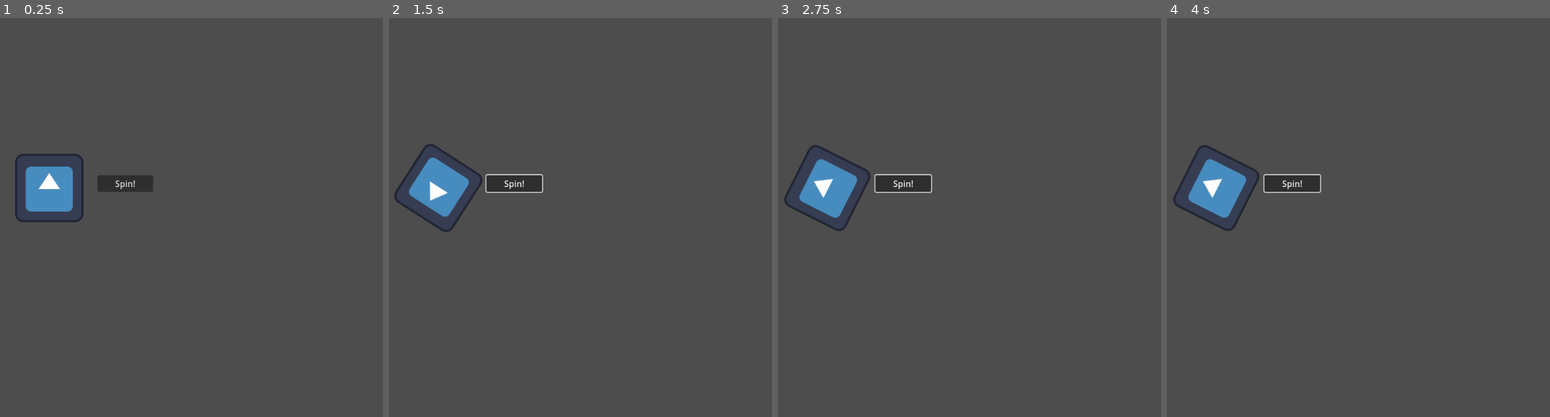
Above: before the commit, frames 1-4 (left to right).
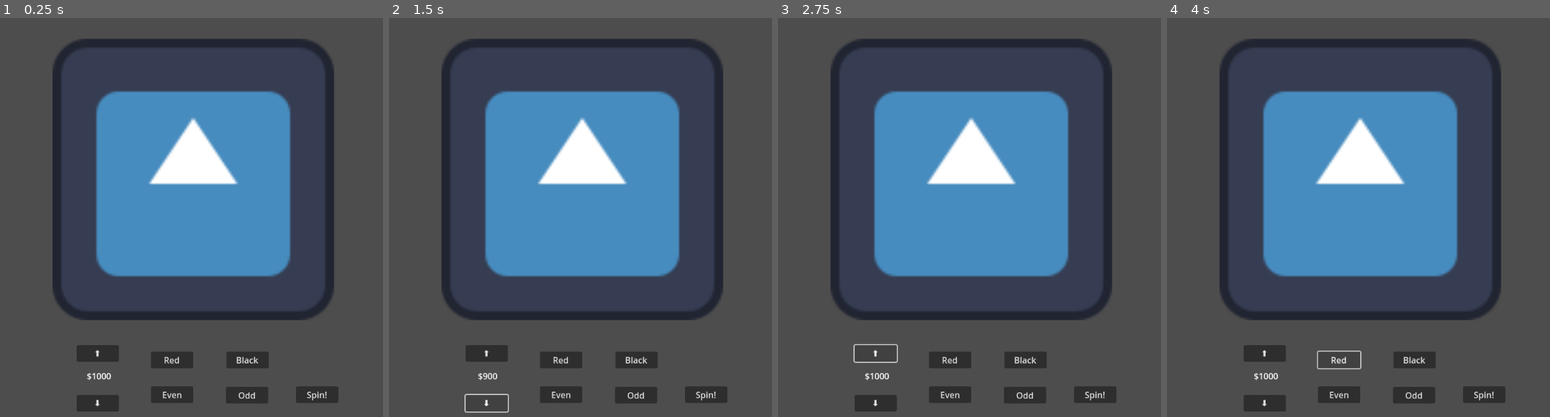
Above: after the commit, the same moments.

Repository: RossRKK/gmtk-game-jam-2025
Game: Godot game, scene res://scenes/roulette_scene.tscn
Same seed, same stepped clock (60 frames per second), same inputs: the game is played once before the commit and once after it. The engine's default icon, where the game draws it, is replaced by a stand-in: a white triangle on a blue panel in a dark square.
Inputs (mouse positions are in pixels of both pictures, inside the frame that each line leads up to):
- Up to frame 1 (0.25 s): no input
- Up to frame 2 (1.5 s): click "Spin!" at 0.5 s; click (488, 405) at 1.25 s, where only the run after the commit has a clickable "⬇"
- Up to frame 3 (2.75 s): click (877, 353) at 2 s, where only the run after the commit has a clickable "⬆"
- Up to frame 4 (4 s): click (1415, 361) at 2.75 s, where only the run after the commit has a clickable "Black"; click (1339, 361) at 3.5 s, where only the run after the commit has a clickable "Red"

The runs differ from the first frame. In frame 1, 35% of the frame differs, in the area x 3-89%, y 5-99%; in frame 2, 34%; in frame 3, 34%; in frame 4, 34%.

Commit message:
Added UI for placing a bet

Diff:
--- /dev/null
+++ b/scenes/betting_board.tscn
@@ -0,0 +1,74 @@
+[gd_scene load_steps=2 format=3 uid="uid://cciepqx17ef51"]
+
+[ext_resource type="Script" uid="uid://dsdw1682571ug" path="res://scripts/betting_board.gd" id="1_1edxy"]
+
+[node name="BettingBoard" type="Node2D"]
+script = ExtResource("1_1edxy")
+
+[node name="Down" type="Button" parent="."]
+offset_left = 12.0
+offset_top = 94.0
+offset_right = 91.0
+offset_bottom = 125.0
+text = "⬇"
+
+[node name="Up" type="Button" parent="."]
+offset_left = 12.0
+offset_top = 1.0
+offset_right = 91.0
+offset_bottom = 32.0
+text = "⬆
+"
+
+[node name="Black" type="Button" parent="."]
+offset_left = 292.0
+offset_top = 13.0
+offset_right = 371.0
+offset_bottom = 44.0
+text = "Black"
+
+[node name="Red" type="Button" parent="."]
+offset_left = 151.0
+offset_top = 13.0
+offset_right = 230.0
+offset_bottom = 44.0
+text = "Red
+"
+
+[node name="Odd" type="Button" parent="."]
+offset_left = 291.0
+offset_top = 79.0
+offset_right = 370.0
+offset_bottom = 110.0
+text = "Odd"
+
+[node name="Even" type="Button" parent="."]
+offset_left = 151.0
+offset_top = 78.0
+offset_right = 230.0
+offset_bottom = 109.0
+text = "Even
+"
+
+[node name="SpinButton" type="Button" parent="."]
+offset_left = 422.0
+offset_top = 78.0
+offset_right = 501.0
+offset_bottom = 109.0
+text = "Spin!"
+
+[node name="BetText" type="RichTextLabel" parent="."]
+offset_left = 1.0
+offset_top = 47.0
+offset_right = 107.0
+offset_bottom = 76.0
+text = "$100"
+horizontal_alignment = 1
+
+[connection signal="pressed" from="Down" to="." method="decrease_bet"]
+[connection signal="pressed" from="Up" to="." method="increase_bet"]
+[connection signal="pressed" from="Black" to="." method="bet_black"]
+[connection signal="pressed" from="Red" to="." method="bet_red"]
+[connection signal="pressed" from="Odd" to="." method="bet_odd"]
+[connection signal="pressed" from="Even" to="." method="bet_even"]
+[connection signal="pressed" from="SpinButton" to="." method="on_submit_bet"]
--- a/scenes/roulette_scene.tscn
+++ b/scenes/roulette_scene.tscn
@@ -1,7 +1,8 @@
-[gd_scene load_steps=3 format=3 uid="uid://dhyms0lpvrve6"]
+[gd_scene load_steps=4 format=3 uid="uid://dhyms0lpvrve6"]
 
 [ext_resource type="PackedScene" uid="uid://blbams3bsbfjm" path="res://scenes/post_processing_effects/crt_effect.tscn" id="1_8h7hl"]
 [ext_resource type="PackedScene" uid="uid://r5abxcpmk0i7" path="res://scenes/roulette_wheel.tscn" id="2_bivp3"]
+[ext_resource type="PackedScene" uid="uid://cciepqx17ef51" path="res://scenes/betting_board.tscn" id="3_iked3"]
 
 [node name="RouletteScene" type="Node2D"]
 
@@ -9,4 +10,9 @@
 visible = false
 
 [node name="RouletteWheel" parent="." instance=ExtResource("2_bivp3")]
-position = Vector2(398, 318)
+position = Vector2(667, 302)
+
+[node name="BettingBoard" parent="." instance=ExtResource("3_iked3")]
+position = Vector2(437, 611)
+
+[connection signal="submit_bet" from="BettingBoard" to="RouletteWheel" method="_start_spin"]
--- a/scenes/roulette_wheel.tscn
+++ b/scenes/roulette_wheel.tscn
@@ -25,20 +25,12 @@
 spin_curve = SubResource("Curve_7td6c")
 
 [node name="WheelBaseSprite" type="AnimatedSprite2D" parent="."]
+scale = Vector2(4.11133, 4.11133)
 sprite_frames = SubResource("SpriteFrames_cjovd")
 
 [node name="SpinTimer" type="Timer" parent="."]
 wait_time = 2.0
 one_shot = true
 
-[node name="Button" type="Button" parent="."]
-offset_left = 90.0
-offset_top = -24.0
-offset_right = 194.0
-offset_bottom = 4.0
-text = "Spin!"
-
 [node name="SegmentHandler" type="Node2D" parent="."]
 script = ExtResource("3_yknb5")
-
-[connection signal="pressed" from="Button" to="." method="_start_spin"]
--- /dev/null
+++ b/scripts/betting_board.gd
@@ -0,0 +1,62 @@
+extends Node2D
+
+class_name BettingBoard
+
+@onready var bet_text: RichTextLabel = $BetText
+
+signal submit_bet
+
+enum BetType {
+	Unset,
+	Red,
+	Black,
+	Odd,
+	Even,
+}
+
+var bet: int = 1000
+
+var bet_increment: int = 100
+
+var bet_type: BetType = BetType.Unset
+
+func update_bet_text() -> void:
+	bet_text.text = "$%d" % bet
+
+# Called when the node enters the scene tree for the first time.
+func _ready() -> void:
+	update_bet_text()
+
+
+# Called every frame. 'delta' is the elapsed time since the previous frame.
+func _process(delta: float) -> void:
+	pass
+
+func on_submit_bet() -> void:
+	if bet_type != BetType.Unset:
+		print("Spinning")
+		submit_bet.emit(bet, bet_type)
+	else:
+		print("Must set bet before spinning")
+
+func increase_bet() -> void:
+	bet += bet_increment
+	update_bet_text()
+
+func decrease_bet() -> void:
+	bet -= bet_increment
+	if bet < bet_increment:
+		bet = bet_increment
+	update_bet_text()
+
+func bet_red() -> void:
+	bet_type = BetType.Red
+
+func bet_black() -> void:
+	bet_type = BetType.Black
+
+func bet_odd() -> void:
+	bet_type = BetType.Odd
+
+func bet_even() -> void:
+	bet_type = BetType.Even
--- a/scripts/roulette_wheel/roulette_wheel.gd
+++ b/scripts/roulette_wheel/roulette_wheel.gd
@@ -13,7 +13,7 @@
 var spinning: bool = false
 var ball: Ball
 
-func _start_spin() -> void:
+func _start_spin(bet: BettingBoard.BetType, bet_value: int) -> void:
 	spinning = true
 	spin_timer.start()
 	spin_timer.timeout.connect(_stop_spin)
Not shown, added: scripts/betting_board.gd.uid
